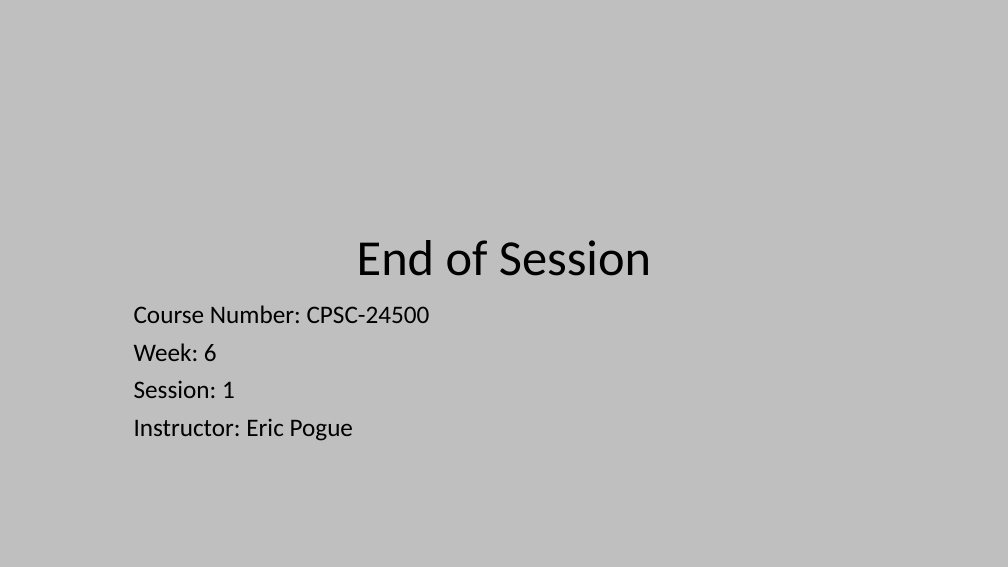
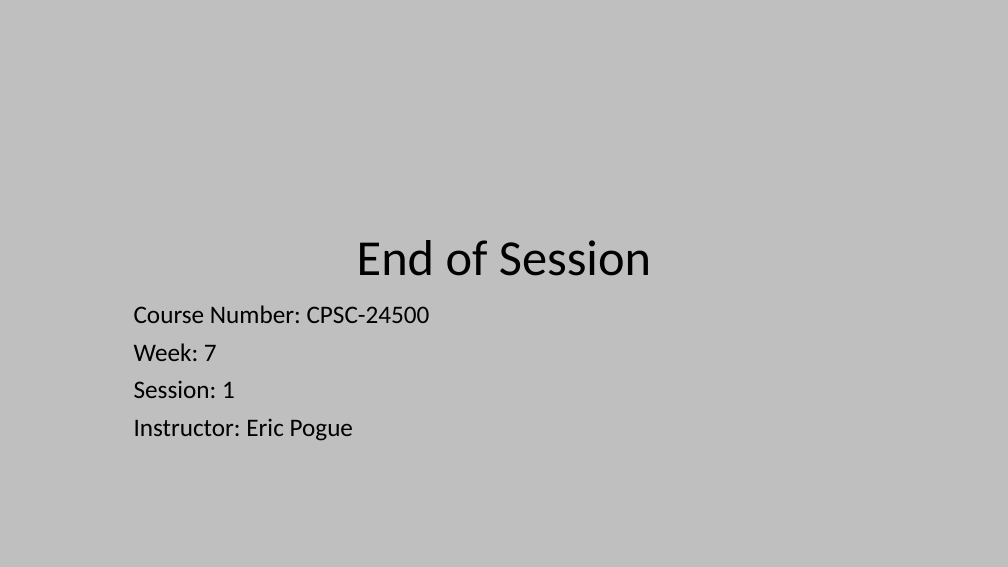
Before and after one commit to EricJPogue/www-epogue-info, a slide deck: slide 18 of CPSC-24500/Week07/2017SpringW07Slides.pptx (slide 12 before the commit). Drawn at 1008x567 pixels with LibreOffice and Linux fonts; fonts in the diff are those of the drawing. Boxes give left, top, right and bottom in pixels: in the first picture for what was removed or moved away, otherwise in the second. Text is boxed around its words. In the diff, an @@ line names an element or a change of style, - is before the commit and + after.

Commit message:
Update week 7 files.

```diff
--- a/CPSC-24500/Week07/2017SpringW07Slides.pptx
+++ b/CPSC-24500/Week07/2017SpringW07Slides.pptx
@@ subtitle at [134,343,217,361]: text changed @@
-Week: 6
+Week: 7
```
Also in this commit, not shown: 5 other slides changed, 12 slides added, 20 slides removed, 6 other files.
